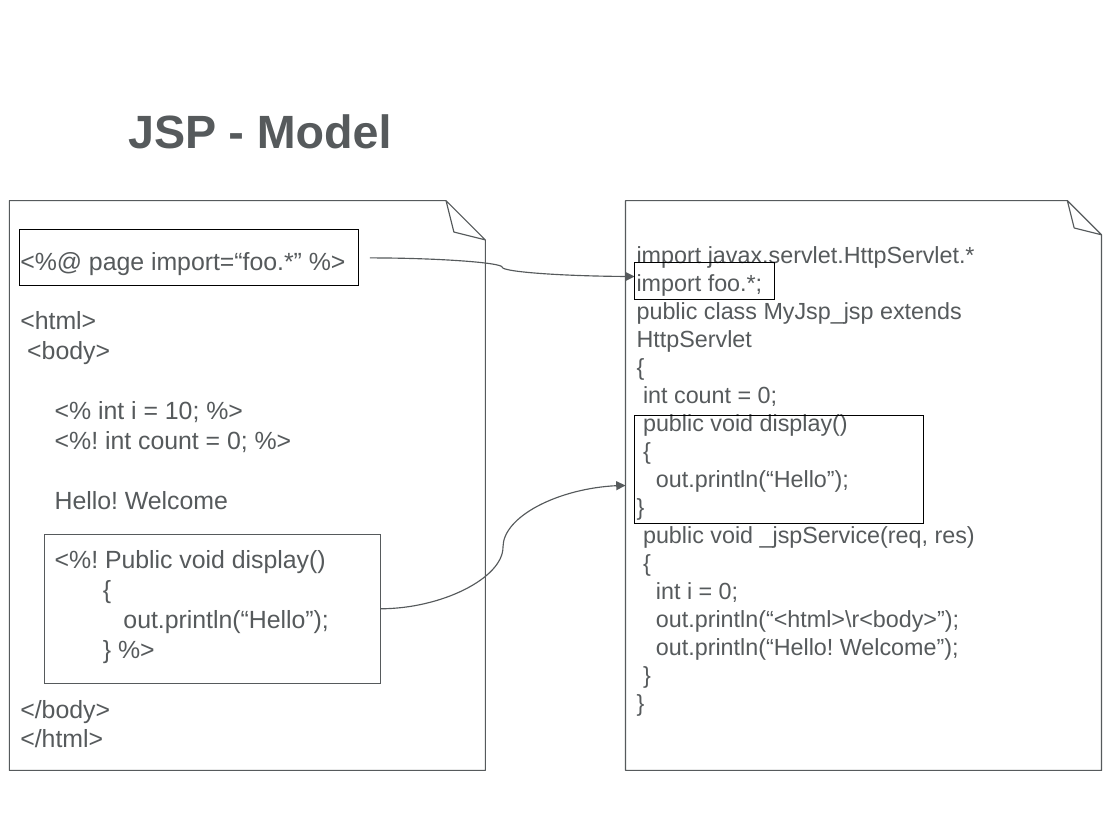
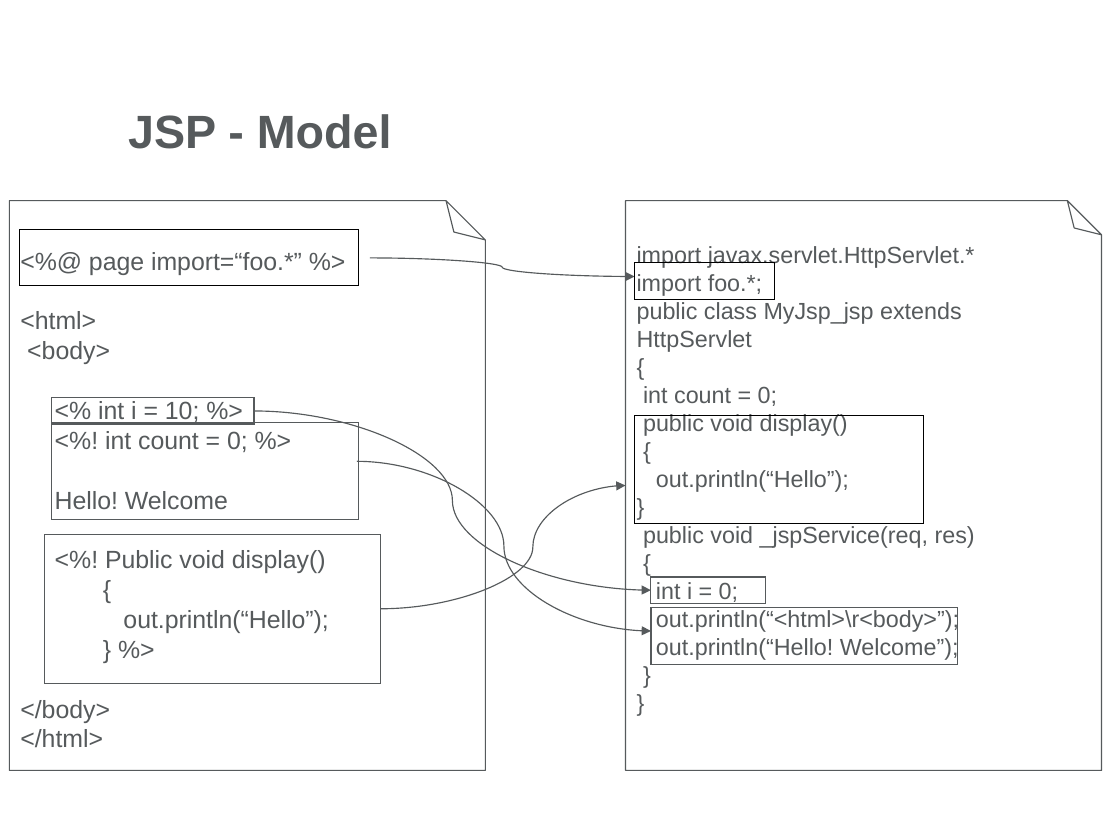
Before and after one commit to roxanamacarie/JavaDocs, a slide deck: slide 17 of Servlets/Day 2/Docs/Web Presentation-Part2.pptx. Drawn at 1120x840 pixels with LibreOffice and Linux fonts; fonts in the diff are those of the drawing; background and template pictures are left out. Boxes give left, top, right and bottom in pixels: in the first picture for what was removed or moved away, otherwise in the second. Text is boxed around its words. In the diff, an @@ line names an element or a change of style, - is before the commit and + after.

```diff
--- a/Servlets/Day 2/Docs/Web Presentation-Part2.pptx
+++ b/Servlets/Day 2/Docs/Web Presentation-Part2.pptx
@@ rectangle added at (52, 398, 254, 423), outline #565A5C 0.75 pt @@
@@ curved arrow added from (254, 411) to (651, 590), #565A5C 0.75 pt @@
@@ rectangle added at (52, 422, 358, 520), outline #565A5C 0.75 pt @@
@@ curved arrow added from (357, 461) to (651, 631), #565A5C 0.75 pt @@
@@ curved arrow (381, 609) - (626, 486): route changed @@
@@ rectangle added at (651, 577, 766, 603), outline #565A5C 0.75 pt @@
@@ rectangle added at (651, 607, 958, 664), outline #565A5C 0.75 pt @@
```
Also in this commit, not shown: 1 other slide changed, 32 other files.
